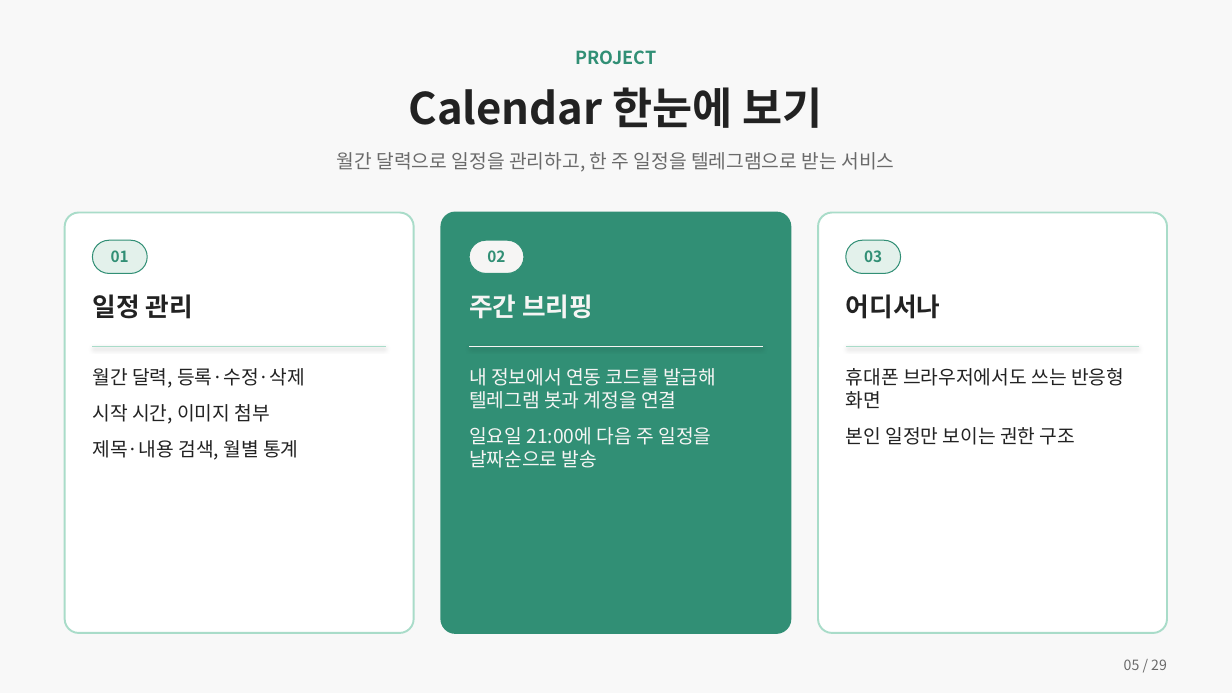
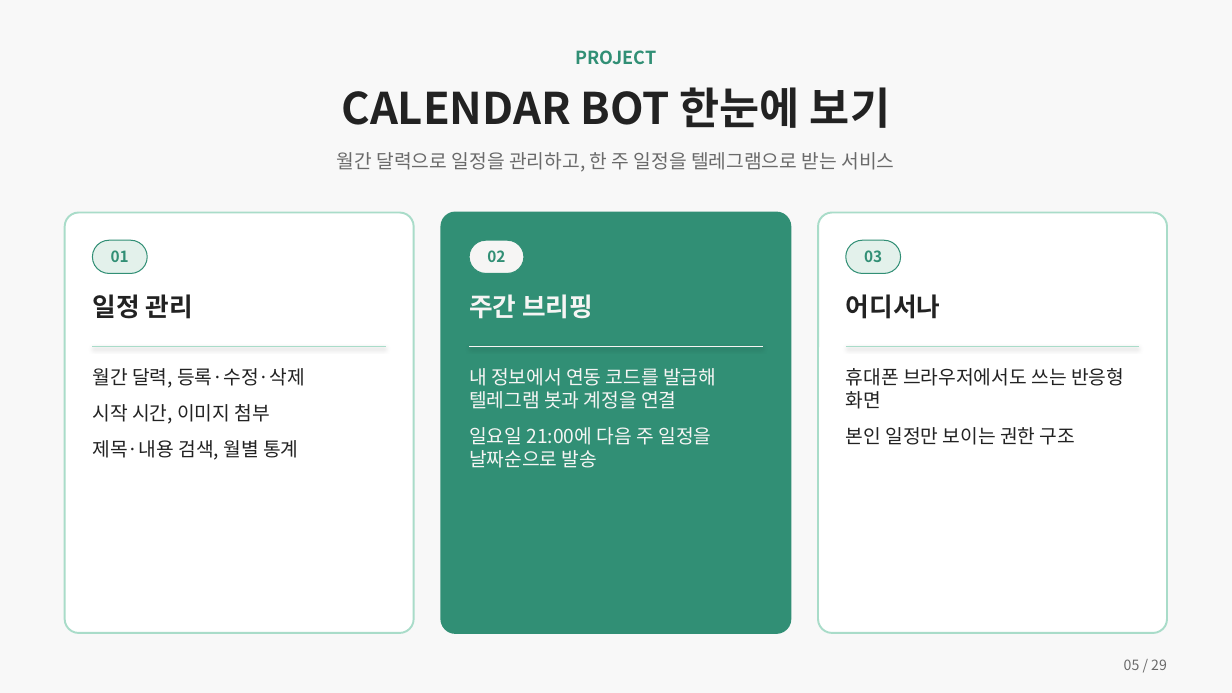
Before and after one commit to ho8566z/calendar-bot_word, a slide deck: slide 5 of ppt/개인 프로젝트.pptx. Drawn at 1232x693 pixels with LibreOffice and Linux fonts; fonts in the diff are those of the drawing. Boxes give left, top, right and bottom in pixels: in the first picture for what was removed or moved away, otherwise in the second. Text is boxed around its words. In the diff, an @@ line names an element or a change of style, - is before the commit and + after.

```diff
--- a/ppt/개인 프로젝트.pptx
+++ b/ppt/개인 프로젝트.pptx
@@ text at box(341, 87, 890, 128): text changed @@
-Calendar 한눈에 보기
+CALENDAR BOT 한눈에 보기
```
Also in this commit, not shown: 3 other slides changed, 4 other files.
